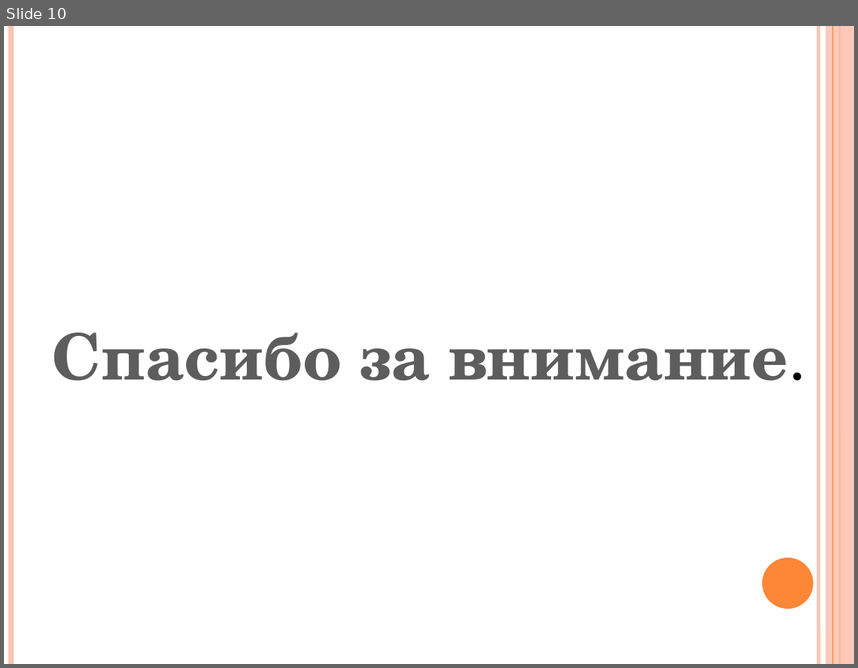
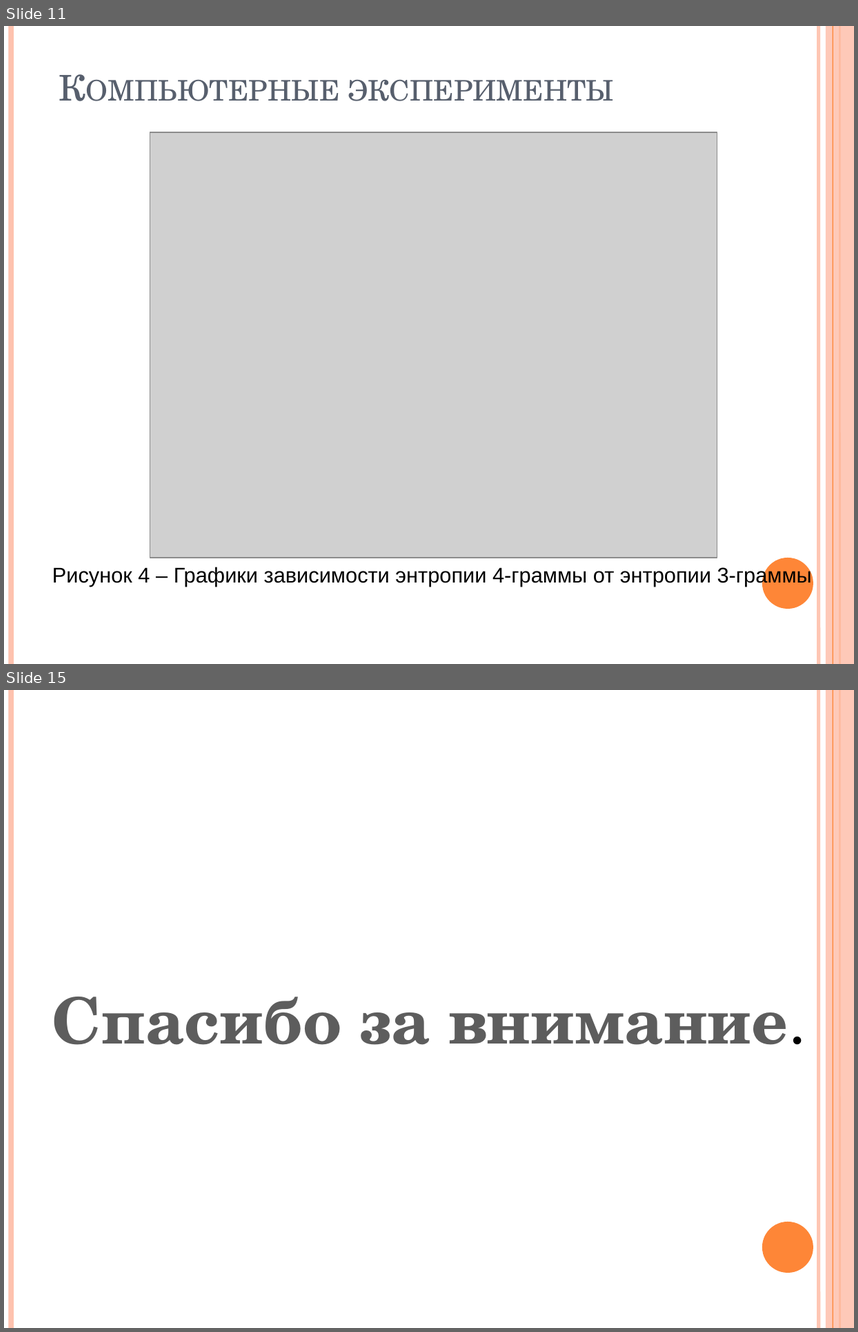
Before and after one commit to shymic/Tex-Diploma, a slide deck: Диплом/Шимко А. Ч..pptx. Shown one above the other, each under a label of ours: slide 10 before the commit, slides 11 and 15 after it; the slides between them are not shown. The pictures are 858x668 and 858x1332 pixels, drawn with LibreOffice and Linux fonts; fonts in the diff are those of the drawing; grey boxes stand for pictures. Boxes give left, top, right and bottom in pixels: in the first picture for what was removed or moved away, otherwise in the second. Text is boxed around its words. In the diff, an @@ line names an element or a change of style, - is before the commit and + after.

```diff
--- a/Диплом/Шимко А. Ч..pptx
+++ b/Диплом/Шимко А. Ч..pptx
@@ slide 11 added at (x1=4, y1=26, x2=854, y2=664), background #FFFFFF; not listed: 6 template elements that a slide beside it also shows @@
@@ title added at (x1=348, y1=79, x2=614, y2=101), 30 pt, text #575F6D, small capitals @@
+Компьютерные эксперименты
@@ picture added at (x1=150, y1=132, x2=717, y2=557) @@
@@ text added at (x1=52, y1=566, x2=812, y2=586), 18 pt, text #000000 @@
+Рисунок 4 – Графики зависимости энтропии 4-граммы от энтропии 3-граммы
@@ what was slide 10 is now slide 15 @@
```
Also in this commit, not shown: 6 slides changed, 7 other slides added, 3 slides removed, 15 other files.
